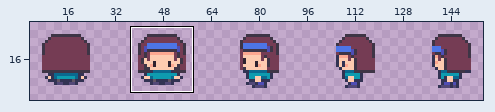
A pixel-art file gets an edit: Assets/Art/S_Avatar.aseprite. Above: a wide view before the commit, with the close-up outlined.
Close-up. Before the commit:
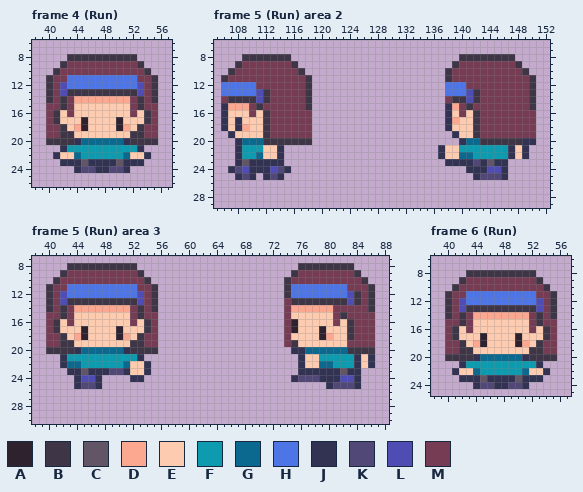
160x32 pixels, 20 frames. Shown: frame 4 (Run): x 38..57, y 6..26; frame 5 (Run) area 2: x 105..152, y 6..29; frame 5 (Run) area 3: x 38..88, y 7..30; frame 6 (Run): x 38..57, y 6..25. The wide view leaves out empty margins. The commit also changed other frames or places, which this record leaves out.
Palette (. is transparent): A #2e222f  B #3e3546  C #625565  D #fca790  E #fdcbb0  F #0e9baf  G #0b698f  H #4d75e6  J #323353  K #524877  L #4f4db4  M #753c54
The same view after the edit:
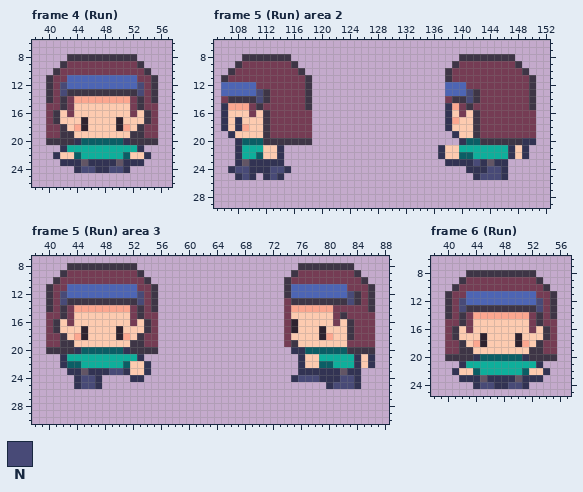
Colours new in this view: N #484a77
Commit: Avatar Color Index
What changed:
colour F: #0e9baf -> #0eaf9b
colour G: #0b698f -> #0b5e65
colour H: #4d75e6 -> #4d65b4
Frame 4 (Run), layer "Flattened":
y 12..13: x 42 L -> N; x 53 L -> N
y 24: x 45..46 KK -> NN; x 49..50 KK -> NN
Frame 5 (Run) area 2, layer "Flattened":
y 13..14: x 111 L -> N; x 141 L -> N
y 23: x 142 K -> N
y 24: x 108..109 KL -> NN; x 113..114 LK -> NN; x 144..145 LL -> NN
y 25: x 109 K -> N; x 113 K -> N; x 143..145 KKK -> NNN
Frame 5 (Run) area 3, layer "Flattened":
y 12..13: x 42 L -> N; x 53 L -> N; x 83 L -> N
y 23: x 49..50 KK -> NN
y 24: x 45..46 LL -> NN; x 76..78 KKK -> NNN; x 82..83 LL -> NN
y 25: x 45..46 KK -> NN; x 81..83 KKK -> NNN
Frame 6 (Run), layer "Flattened": the same change as frame 4 (Run)
